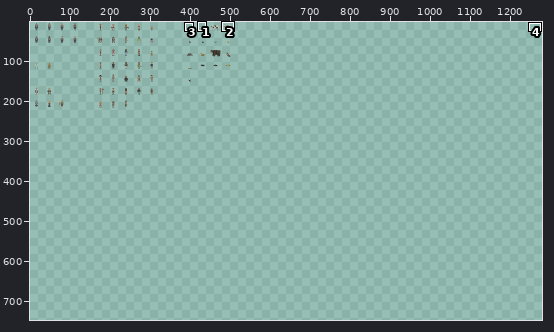
Two versions of one sprite sheet, Assets/Development/Dev_Characters/CharacterSheet.png. Above: a wide view before the commit, with the close-up outlined.
Close-up. As it was:
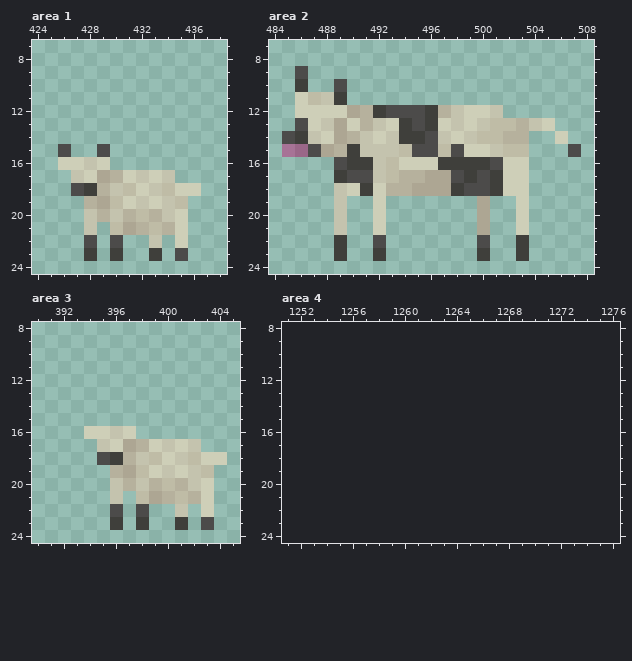
The file is 512x256 pixels. Colours within 5 levels of each other are drawn and written as one. Shown: area 1: x 424..438, y 7..24; area 2: x 484..508, y 7..24; area 3: x 390..405, y 8..24; area 4: x 1251..1276, y 8..24. The old version is drawn lined up with the new one, on the new canvas. The wide view leaves out empty margins. The commit also changed other parts of the picture, which this record leaves out.
Once edited:
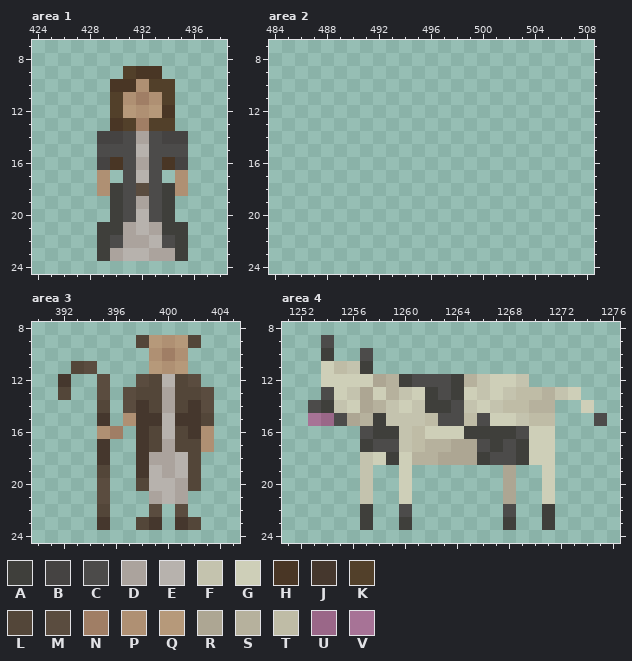
Palette (. is transparent): A #3f3f3b  B #454342  C #4c4b4a  D #aba39d  E #b7b2ad  F #c4c3ae  G #cecfb8  H #493625  J #45372d  K #52402a  L #534639  M #5a4c3f  N #a07e65  P #af9073  Q #b6997a  R #ada693  S #b6b19d  T #bfbca6  U #9a6788  V #a77396
The exact change:
canvas 512x256 -> 1280x1280
Changed rows in their new state; - is an unchanged pixel.
Area 1:
first column x 426:
 9 -----KHH---
10 ----HHPKK--
11 ----KPNPK--
12 ----KQPQH--
13 ----HKNKK--
14 ---BBCDCBB-
15 .---CCECCC-
16 ...BHCDCHB-
17 -..P.CEC.P-
18 -..PACMCAP.
19 --..ACDCA.-
20 --..ACECA.-
21 --.AADEDAA-
22 --.A-DDECA-
23 --.ADEEDDA-
Area 2:
first column x 485:
 9 -.---------------------
10 -.--.------------------
11 -....------------------
12 -................------
13 -....................--
14 ...................--.-
15 ...................---.
16 ----...............----
17 ----...............----
18 ----...............----
19 ----.--.-------.--.----
20 ----.--.-------.--.----
21 ----.--.-------.--.----
22 ----.--.-------.--.----
23 ----.--.-------.--.----
Area 3:
first column x 392:
 9 ------LQPQL--
10 -------PNP---
11 -LM----QPQ---
12 J--M--MLELM--
13 L--M-MLLDLLM-
14 ---L-MJLDLJM-
15 ---J-PJJEJJL-
16 --.PN.JLELJP-
17 ---J..JLDLLP-
18 ---J..JDDEL..
19 ---L..JEDEL.-
20 ---M..LEEDL.-
21 ---M.-.DED..-
22 ---L.-.M-M-.-
23 ---J.-LJ-JL.-
Area 4:
first column x 1253:
 9 -C---------------------
10 -A--C------------------
11 -GTFA------------------
12 -GGGGRSACCCASFGGF------
13 -CGFRGSFGACAGFGFTTSFG--
14 CAFGRSFGFAACFGFTTSS--G-
15 VUCRSAFFFTCCTCGGFTT---C
16 ----CAAFTGGGAAAACGG----
17 ----ACCFTSSRRCACAGG----
18 ----FGAGSSRRRACCAGG----
19 ----F--G-------R--G----
20 ----F--G-------R--G----
21 ----F--G-------R--G----
22 ----A--C-------C--A----
23 ----A--A-------A--A----
Changed places in both close-ups, as pixel boxes (x1, y1, x2, y2):
changed: (58, 66, 201, 261)
erased: (282, 66, 581, 261)
changed: (58, 335, 227, 530)
added: (308, 335, 607, 530)
